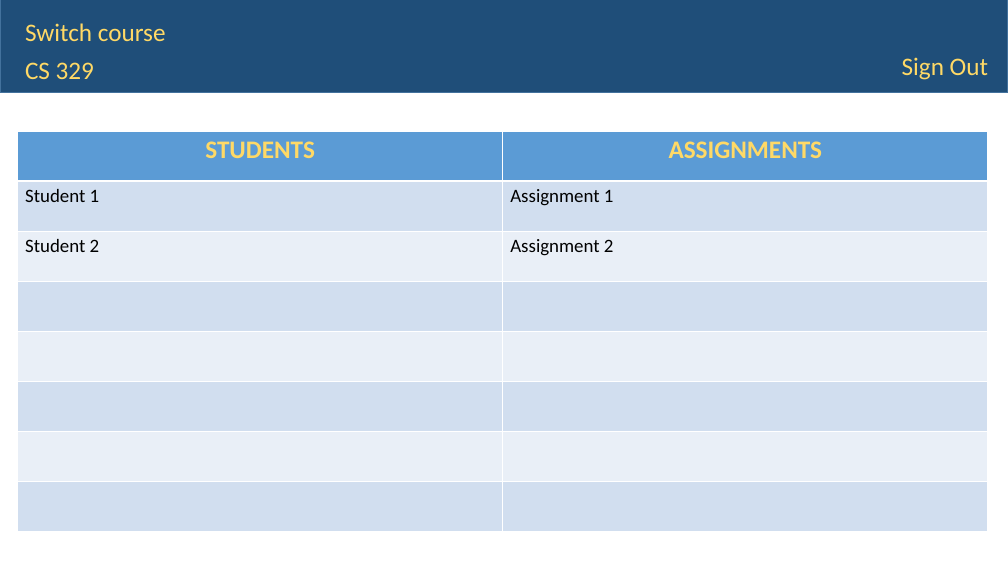
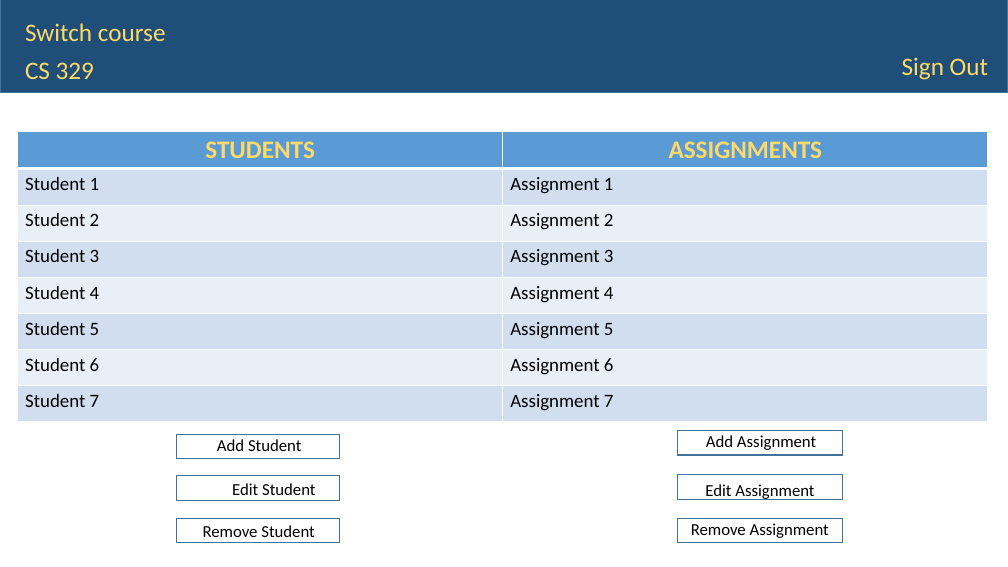
Before and after one commit to WVUP/Spring-2015, a slide deck: slide 4 of Assignments/Gradebook App PowerPont/Courtney Linville/Gradebook.pptx (slide 2 before the commit). Drawn at 1008x567 pixels with LibreOffice and Linux fonts; fonts in the diff are those of the drawing. Boxes give left, top, right and bottom in pixels: in the first picture for what was removed or moved away, otherwise in the second. Text is boxed around its words. In the diff, an @@ line names an element or a change of style, - is before the commit and + after.

```diff
--- a/Assignments/Gradebook App PowerPont/Courtney Linville/Gradebook.pptx
+++ b/Assignments/Gradebook App PowerPont/Courtney Linville/Gradebook.pptx
@@ table at (17, 131, 988, 422) @@
-row 4, column 1: 
+row 4, column 1: Student 3
-row 4, column 2: 
+row 4, column 2: Assignment 3
-row 5, column 1: 
+row 5, column 1: Student 4
-row 5, column 2: 
+row 5, column 2: Assignment 4
-row 6, column 1: 
+row 6, column 1: Student 5
-row 6, column 2: 
+row 6, column 2: Assignment 5
-row 7, column 1: 
+row 7, column 1: Student 6
-row 7, column 2: 
+row 7, column 2: Assignment 6
-row 8, column 1: 
+row 8, column 1: Student 7
-row 8, column 2: 
+row 8, column 2: Assignment 7
@@ rectangle added at (177, 435, 340, 459), outline #43739E 1 pt @@
@@ text added at (217, 439, 301, 451), 16 pt, text #000000 @@
+Add Student
@@ rectangle added at (678, 431, 842, 455), outline #43739E 1 pt @@
@@ text added at (706, 435, 816, 450), 16 pt, text #000000 @@
+Add Assignment
@@ rectangle added at (177, 476, 340, 500), outline #43739E 1 pt @@
@@ rectangle added at (678, 475, 842, 499), outline #43739E 1 pt @@
@@ text added at (232, 483, 315, 495), 16 pt, text #000000 @@
+Edit Student
@@ text added at (705, 484, 814, 500), 16 pt, text #000000 @@
+Edit Assignment
@@ rectangle added at (177, 519, 340, 543), outline #43739E 1 pt @@
@@ text added at (203, 525, 314, 537), 16 pt, text #000000 @@
+Remove Student
@@ rectangle added at (678, 519, 842, 543), outline #43739E 1 pt @@
@@ text added at (691, 523, 829, 538), 16 pt, text #000000 @@
+Remove Assignment
```
Also in this commit, not shown: 3 other slides changed, 4 slides added.
